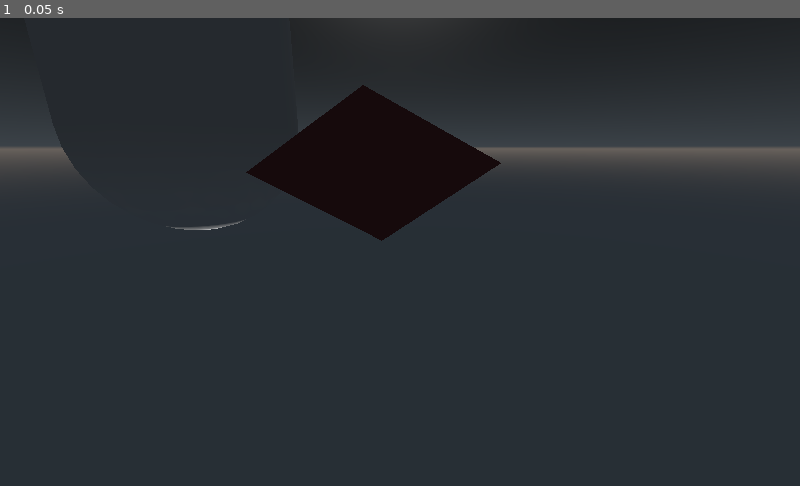
Above: before the commit, frame 1.
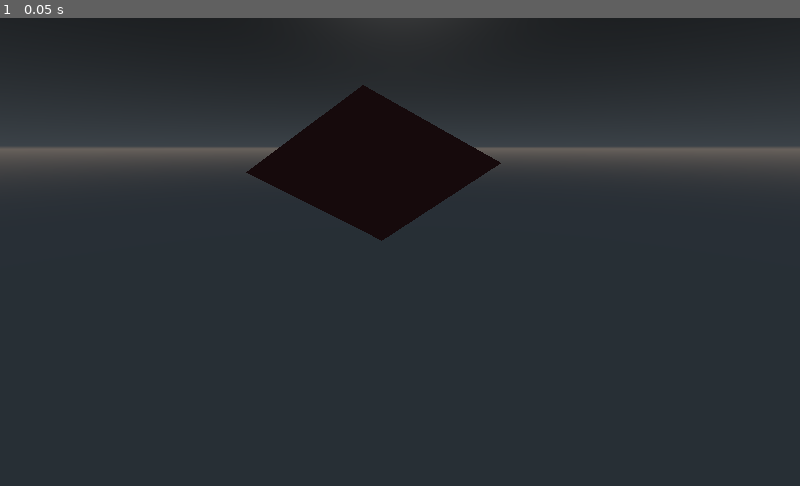
Above: after the commit, the same moment.

Repository: k-l-u-b/engine
Game: Godot game, scene res://main.tscn
Same seed, same stepped clock (60 frames per second), same inputs: the game is played once before the commit and once after it.
Inputs:
- Up to frame 1 (0.05 s): no input

The runs differ from the first frame. In frame 1, 1.2% of the frame differs, in the area x 7-36%, y 27-46%.
Error after the commit: Unable to iterate on object of type 'Nil'. (res://requests/get)

Commit message:
requete api et loading

Diff:
--- /dev/null
+++ b/api.gd
@@ -0,0 +1,3 @@
+extends Node
+
+var url = "http://raspberrypi.local/api/public/api"
--- a/individuals manager.gd
+++ /dev/null
@@ -1,27 +0,0 @@
-extends Spatial
-
-export (PackedScene) var individual_template
-
-func _ready():
-	setup()
-
-func setup():
-#	for data in all_individuals:
-#		add_individual(data)
-
-	for i in get_children():
-		i.generate_stats()
-
-	for child in get_children():
-		child.generate_relationships(get_children())
-
-	for child in get_children():
-		child.start()
-
-func add_individual(id, name, money, satisfaction, bizarre_alluring, introvert_alluring):
-	var i = individual_template.instance()
-	i.generate_stats()
-	add_child(i)
-
-func update_perceptions():
-	pass
--- a/individuals/individual.gd
+++ b/individuals/individual.gd
@@ -19,19 +19,24 @@
 
 var self_perception
 
-
 func start():
 	p_bonus_bizarre_alluring = 0
 	p_bonus_introvert_exuberant = 0
 	pick_activity()
+
+func init(id, name, money, satisfaction, bizarre_alluring, introvert_exuberant):
+	self.id = int(id)
+	self.name = name
+	self.money = money
+	self.satisfaction = satisfaction
+	self.bizarre_alluring = bizarre_alluring
+	self.introvert_exuberant = introvert_exuberant
 
 func generate_stats():
 	satisfaction = int(rand_range(0, 100))
 
 	bizarre_alluring = int(rand_range(-100, 100))
 	introvert_exuberant = int(rand_range(-100, 100))
-
-
 
 func generate_relationships(individuals):
 	for i in individuals:
@@ -41,7 +46,30 @@
 		i_node.generate_stats(i)
 		others.add_child(i_node)
 
+func add_relationship(target_id, p_bizarre_alluring, p_introvert_exuberant):
+	var i_node = null
+
+	for c in others.get_children():
+		if c.target_id == target_id:
+			i_node = c
+
+	if i_node:
+		i_node.update(p_bizarre_alluring, p_introvert_exuberant)
+	else:
+		i_node = perceived_individual_template.instance()
+		i_node.init(target_id, p_bizarre_alluring, p_introvert_exuberant)
+		print(name)
+		others.add_child(i_node)
+
+	if target_id == self.id:
+		self_perception = i_node
+
+
+func update_relationship(relationship_node, p_bizarre_alluring, p_introvert_exuberant):
+	relationship_node.update(p_bizarre_alluring, p_introvert_exuberant)
+
 func pick_activity():
+	return
 	var activities = []
 	var probabilities = []
 
--- a/individuals/individual.tscn
+++ b/individuals/individual.tscn
@@ -25,10 +25,6 @@
 
 [node name="others" type="Node" parent="."]
 
-[node name="debug" type="Label" parent="."]
-margin_right = 40.0
-margin_bottom = 14.0
-
 [node name="get perceptions" type="HTTPRequest" parent="."]
 script = ExtResource( 3 )
 
--- /dev/null
+++ b/individuals/individuals manager.gd
@@ -0,0 +1,23 @@
+extends Spatial
+
+export (PackedScene) var individual_template
+
+func _ready():
+	init()
+
+func init():
+#	for child in get_children():
+#		child.generate_relationships(get_children())
+
+	for child in get_children():
+		child.start()
+
+func add_individual(id, name, money, satisfaction, bizarre_alluring, introvert_exuberant):
+	var i = individual_template.instance()
+	i.init(id, name, money, satisfaction, bizarre_alluring, introvert_exuberant)
+	add_child(i)
+
+func get_individual(id):
+	for c in get_children():
+		if c.id == id:
+			return c
--- a/individuals/perceived_individual.gd
+++ b/individuals/perceived_individual.gd
@@ -1,17 +1,29 @@
 extends Node
 
-var target
-var p_bizarre_alluring setget , get_p_bizarre_alluring
-var p_introvert_exuberant setget , get_p_introvert_exuberant
+var target setget , get_target
+var target_id
+var p_bizarre_alluring
+var p_introvert_exuberant
+
+
+func init(target_id, p_bizarre_alluring, p_introvert_exuberant):
+	print("aaaa")
+	self.name = String(target_id)
+	self.target_id = target_id
+	self.p_bizarre_alluring = p_bizarre_alluring
+	self.p_introvert_exuberant = p_introvert_exuberant
+
+func update(p_bizarre_alluring, p_introvert_exuberant):
+	self.p_bizarre_alluring = p_bizarre_alluring
+	self.p_introvert_exuberant = p_introvert_exuberant
 
 func generate_stats(ref):
 	target = ref
 	p_bizarre_alluring = int(target.bizarre_alluring + rand_range(-20, 20))
 	p_introvert_exuberant = int(target.introvert_exuberant + rand_range(-0.2, 0.2))
 
-func get_p_bizarre_alluring():
-	print(target)
-	return p_bizarre_alluring + target.p_bonus_bizarre_alluring
+func get_target():
+	if target:
+		return target
 
-func get_p_introvert_exuberant():
-	return p_introvert_exuberant + target.p_bonus_introvert_exuberant
+	target = $"../../..".get_individual(target_id)
--- a/main.gd
+++ b/main.gd
@@ -1 +1,3 @@
 extends Spatial
+
+var api = "http://raspberrypi.local/api/public/api"
--- a/main.tscn
+++ b/main.tscn
@@ -1,7 +1,7 @@
 [gd_scene load_steps=11 format=2]
 
 [ext_resource path="res://main.gd" type="Script" id=1]
-[ext_resource path="res://individuals manager.gd" type="Script" id=2]
+[ext_resource path="res://individuals/individuals manager.gd" type="Script" id=2]
 [ext_resource path="res://individuals/individual.tscn" type="PackedScene" id=3]
 [ext_resource path="res://parser.gd" type="Script" id=4]
 [ext_resource path="res://requests/get users.gd" type="Script" id=5]
@@ -44,11 +44,6 @@
 script = ExtResource( 2 )
 individual_template = ExtResource( 3 )
 
-[node name="yassin" parent="club/individuals" instance=ExtResource( 3 )]
-
-[node name="sacha" parent="club/individuals" instance=ExtResource( 3 )]
-transform = Transform( 1, 0, 0, 0, 1, 0, 0, 0, 1, -4.16917, 0, 0 )
-
 [node name="WorldEnvironment" type="WorldEnvironment" parent="club"]
 environment = SubResource( 4 )
 
@@ -79,4 +74,5 @@
 
 [node name="get users" type="HTTPRequest" parent="requests"]
 script = ExtResource( 5 )
+[connection signal="clubber_parsed" from="requests/get users" to="requests/get users" method="on_clubber_parsed"]
 [connection signal="request_completed" from="requests/get users" to="requests/get users" method="_on_request_completed"]
--- a/project.godot
+++ b/project.godot
@@ -22,6 +22,7 @@
 [autoload]
 
 Constants="*res://constants.gd"
+API="*res://api.gd"
 
 [rendering]
 
--- a/requests/get perceptions.gd
+++ b/requests/get perceptions.gd
@@ -1,14 +1,19 @@
 extends HTTPRequest
 
-onready var individual = $".."
+onready var clubber = $".."
 
 func _ready():
-	var error = request("https://httpbin.org/get user/{id}/perceptions")
+	var error = request(API.url + "/clubber/" + String(clubber.id) + "/perceptions")
 	if error != OK:
 		push_error("An error occurred in the HTTP request.")
 
 func _on_request_completed(result, response_code, headers, body):
 	var response = JSON.parse(body.get_string_from_utf8())
-#	print(response.result)
+	print(response.result)
 
-#	individual.update_relationships(response.result)
+	for perception in response.result:
+		clubber.add_relationship(\
+#			perception.id,
+			int(perception.target_clubber_id),
+			int(perception.bizarre_alluring),
+			int(perception.introvert_exuberant))
--- a/requests/get users.gd
+++ b/requests/get users.gd
@@ -1,10 +1,44 @@
 extends HTTPRequest
 
+onready var individuals_manager = $"../../club/individuals"
+
+var clubbers_data
+
+signal clubber_parsed
+
 func _ready():
-	var error = request("https://httpbin.org/get/users")
+	var error = request(str(API.url, "/clubbers"))
 	if error != OK:
 		push_error("An error occurred in the HTTP request.")
 
 func _on_request_completed(result, response_code, headers, body):
 	var response = JSON.parse(body.get_string_from_utf8())
-#	print(response.result)
+
+	clubbers_data = response.result
+
+	for clubber in clubbers_data:
+		individuals_manager.add_individual(\
+			int(clubber.id),
+			clubber.name,
+			clubber.money,
+			clubber.satisfaction,
+			int(clubber.bizarre_alluring),
+			int(clubber.introvert_exuberant))
+
+func on_clubber_parsed():
+	if clubbers_data.size() == 0:
+		return
+
+	var clubber = clubbers_data[0]
+
+	individuals_manager.add_individual(\
+		int(clubber.id),
+		clubber.name,
+		clubber.money,
+		clubber.satisfaction,
+		int(clubber.bizarre_alluring),
+		int(clubber.introvert_exuberant))
+
+	clubbers_data.pop_front()
+
+	emit_signal("clubber_parsed")
